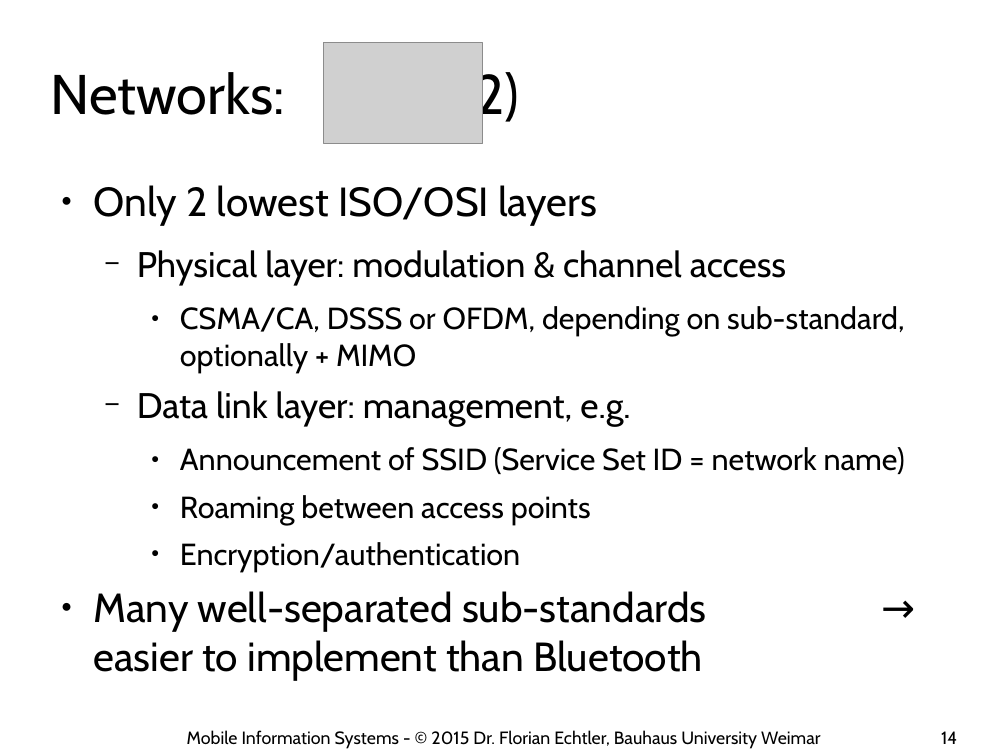
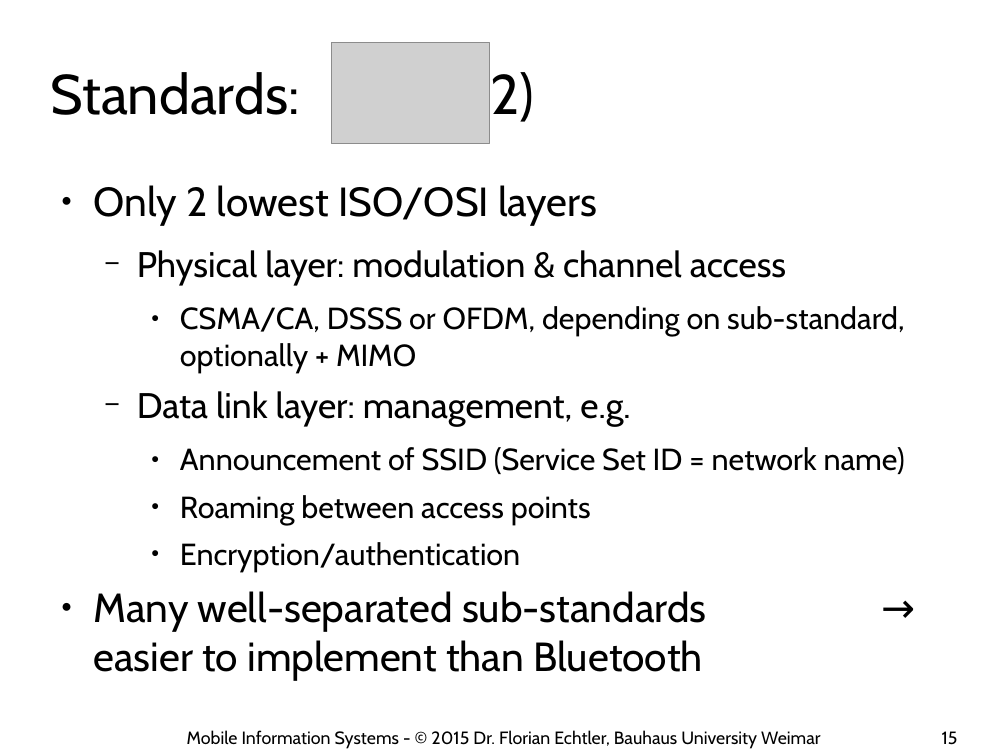
Before and after one commit to floe/mobile-information-systems, a slide deck: slide 15 of 03-networks-and-location.odp (slide 14 before the commit). Drawn at 1008x756 pixels with LibreOffice and Linux fonts; fonts in the diff are those of the drawing; grey boxes stand for pictures; background and template pictures are left out. Boxes give left, top, right and bottom in pixels: in the first picture for what was removed or moved away, otherwise in the second. Text is boxed around its words. In the diff, an @@ line names an element or a change of style, - is before the commit and + after.

```diff
--- a/03-networks-and-location.odp
+++ b/03-networks-and-location.odp
@@ picture moved from (x1=324, y1=42, x2=482, y2=144) to (x1=331, y1=42, x2=489, y2=144) @@
@@ title at (x1=50, y1=66, x2=534, y2=126): text changed @@
-Networks: (2)
+Standards: (2)
@@ page number at (x1=942, y1=731, x2=958, y2=745): text changed @@
-14
+15
```
Also in this commit, not shown: 22 other slides changed, 5 slides added.
